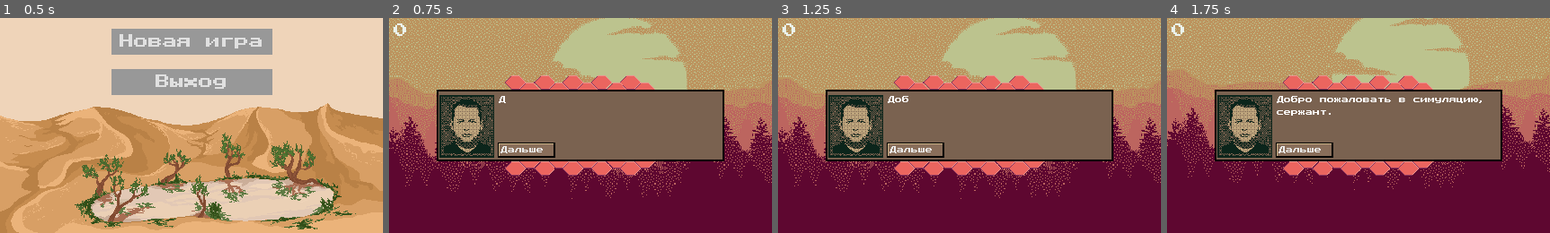
Above: before the commit, frames 1-4 (left to right).
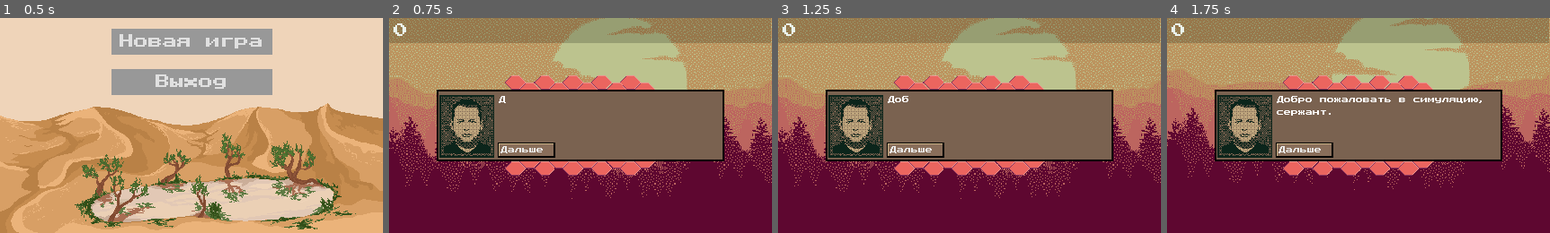
Above: after the commit, the same moments.

Repository: vitalya-dev/Frank
Game: Godot game, scene res://Scenes/Game.tscn
Same seed, same stepped clock (60 frames per second), same inputs: the game is played once before the commit and once after it. Sound files missing from this copy of the repository are replaced by a short silence.
Inputs:
- Up to frame 1 (0.5 s): no input
- Up to frame 2 (0.75 s): click "Новая игра" at 0.5 s
- Up to frame 3 (1.25 s): no input
- Up to frame 4 (1.75 s): click "Дальше" at 1.25 s

Frame 1 is identical in both runs. In frame 2, 12% of the frame differs, in the area x 0-100%, y 0-12%; in frame 3, 12%; in frame 4, 12%.

Commit message:
Working On Scores.

Diff:
--- a/Scenes/Shared/BaseLevel.gd
+++ b/Scenes/Shared/BaseLevel.gd
@@ -15,8 +15,9 @@
 	pass
 
 func _start_level():
-	$Music.pitch_scale = 10
+	#$Music.pitch_scale = 10
 	$BG.show_default(bg_frame)
+	$Score.max_value(a_score())
 	yield(get_tree(), "idle_frame")
 	_mission(0)
 
@@ -134,11 +135,8 @@
 		$Score.value += 1
 
 func _score_to_mark(score):
-	var top_score = 0
-	for i in music:
-		top_score += i.get_length() * scores_in_sec
-
-	if score > top_score:
+	var top_score = a_score()
+	if score > a_score():
 		return "A"
 	elif score > top_score * 0.8:
 		return "B"
@@ -149,6 +147,20 @@
 	else:
 		return "F"
 
+func a_score():
+	var _a_score = 0
+	for i in music:
+		_a_score += i.get_length() * scores_in_sec
+	return _a_score
+
+func b_score():
+	return a_score() * 0.8
+
+func c_score():
+	return a_score() * 0.6
+
+func d_score():
+	return a_score() * 0.4
 
 
 func _solve():
--- a/Scenes/Shared/Score.gd
+++ b/Scenes/Shared/Score.gd
@@ -18,6 +18,8 @@
 func value_get():
 	return value
 
+func max_value(val):
+	$ProgressBar.max_value = val
 
 # Called every frame. 'delta' is the elapsed time since the previous frame.
 func _process(delta):
@@ -28,6 +30,7 @@
 		if !$Sound.playing:
 			$Sound.play()
 		text = str(_score)
+		$ProgressBar.value = _score
 	else:
 		material.set_shader_param("shake", 0.0)
 		material.set_shader_param("strength", 0.0)
--- a/Scenes/Shared/Score.tscn
+++ b/Scenes/Shared/Score.tscn
@@ -6,6 +6,12 @@
 
 [sub_resource type="DynamicFont" id=1]
 font_data = ExtResource( 2 )
+
+[sub_resource type="StyleBoxFlat" id=2]
+bg_color = Color( 1, 1, 1, 0.196078 )
+
+[sub_resource type="StyleBoxFlat" id=3]
+bg_color = Color( 0, 0, 0, 0.196078 )
 
 [node name="Score" type="Label"]
 margin_left = 5.0
@@ -21,3 +27,16 @@
 
 [node name="Sound" type="AudioStreamPlayer" parent="."]
 stream = ExtResource( 3 )
+
+[node name="ProgressBar" type="ProgressBar" parent="."]
+show_behind_parent = true
+anchor_right = 1.0
+margin_left = -5.0
+margin_right = 362.0
+margin_bottom = 28.0
+custom_styles/fg = SubResource( 2 )
+custom_styles/bg = SubResource( 3 )
+percent_visible = false
+__meta__ = {
+"_edit_use_anchors_": false
+}
Not shown: 1 places in Scenes/Shared/Score.tscn that only renumber resources
